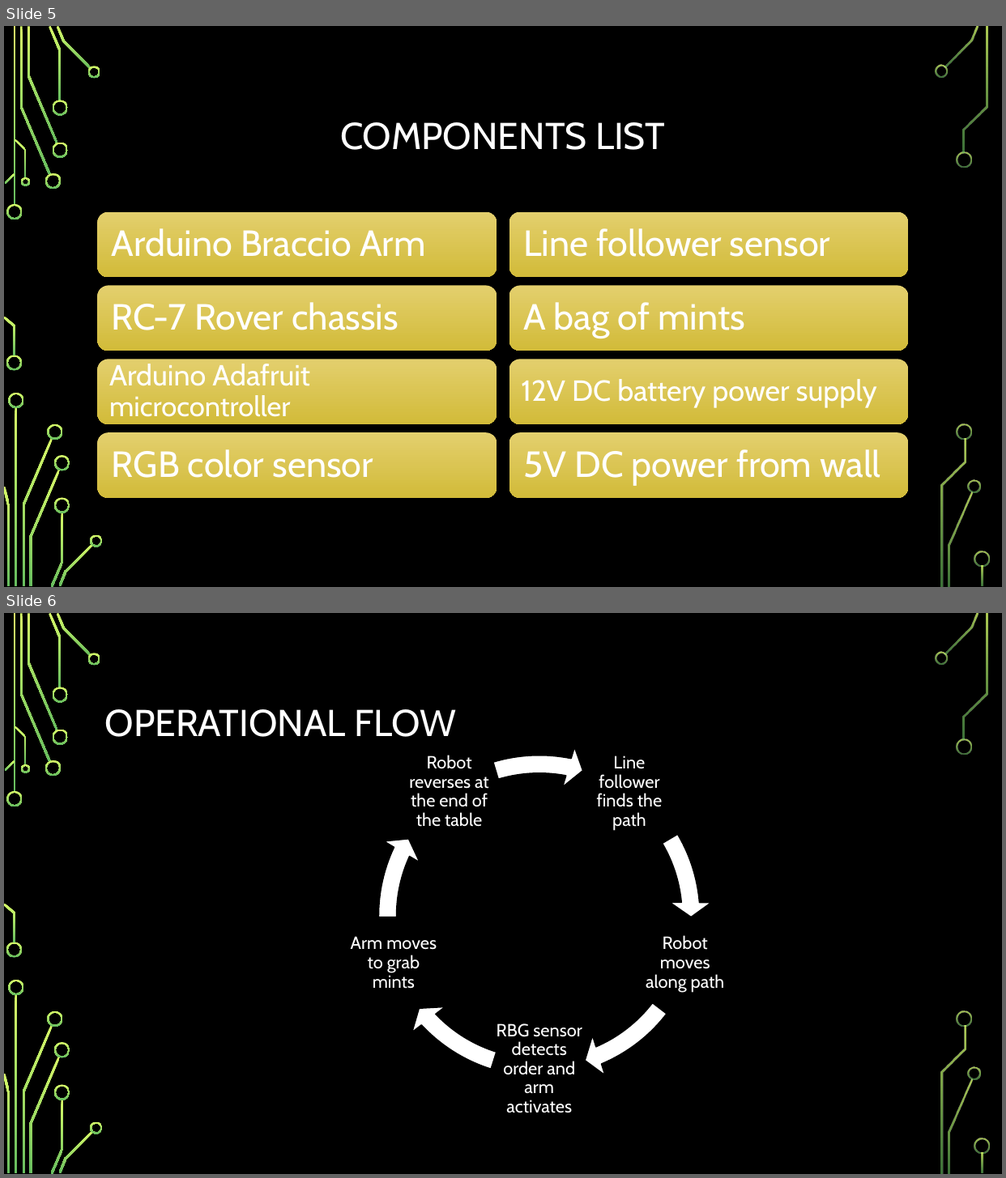
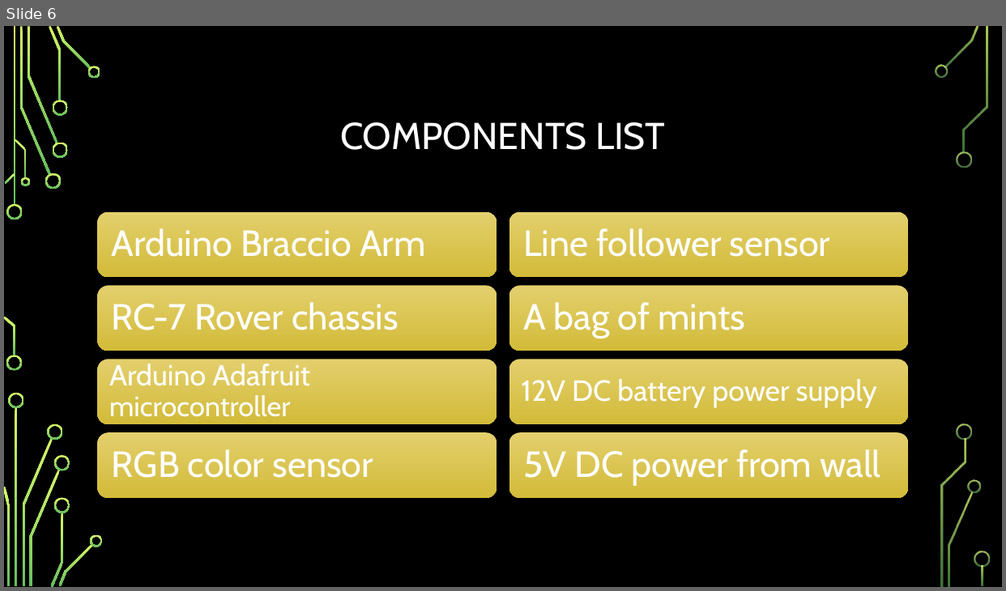
Before and after one commit to bwwagner/SP17-barbot, a slide deck: Presentation/conference-presentation.pptx. Shown one above the other, each under a label of ours: slides 5 and 6 before the commit, slide 6 after it. The pictures are 1006x1178 and 1006x591 pixels, drawn with LibreOffice and Linux fonts; fonts in the diff are those of the drawing; background and template pictures are left out. Boxes give left, top, right and bottom in pixels: in the first picture for what was removed or moved away, otherwise in the second. Text is boxed around its words. In the diff, an @@ line names an element or a change of style, - is before the commit and + after.

```diff
--- a/Presentation/conference-presentation.pptx
+++ b/Presentation/conference-presentation.pptx
@@ slide 6 removed at box(4, 613, 1002, 1174), background picture (left out); not listed: 36 template elements that a slide beside it also shows @@
@@ title removed at box(105, 709, 456, 737) @@
-OPERATIONAL FLOW
@@ group removed at box(351, 743, 725, 1114): 5 texts, 5 circular arrows @@
-Line follower finds the path
-Robot moves along path
-RBG sensor detects order and arm activates
-Arm moves to grab mints
-Robot reverses at the end of the table
@@ what was slide 5 is now slide 6 @@
```
Also in this commit, not shown: 1 slide added, 1 other slide removed.
